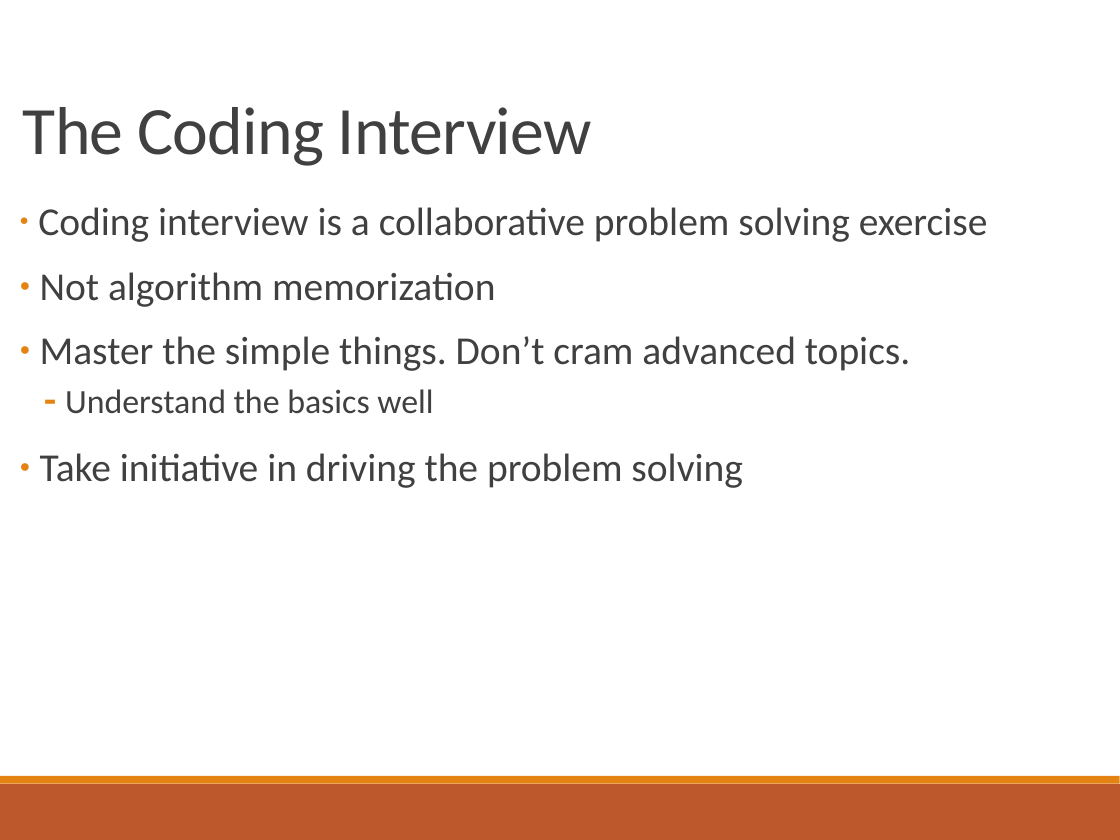
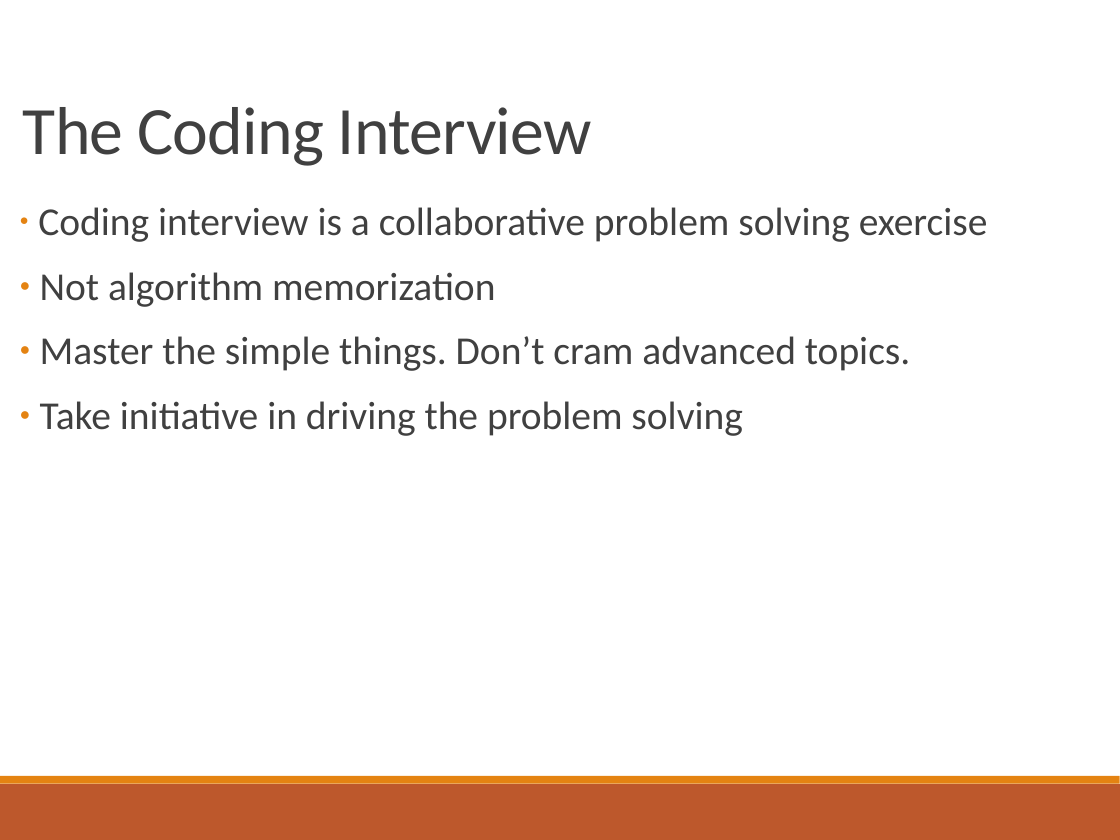
Before and after one commit to aaron678/coding-interview, a slide deck: slide 8 of presentationSlides3.pptx. Drawn at 1120x840 pixels with LibreOffice and Linux fonts; fonts in the diff are those of the drawing. Boxes give left, top, right and bottom in pixels: in the first picture for what was removed or moved away, otherwise in the second. Text is boxed around its words. In the diff, an @@ line names an element or a change of style, - is before the commit and + after.

```diff
--- a/presentationSlides3.pptx
+++ b/presentationSlides3.pptx
@@ text at <box>65,389,433,414</box>: paragraph removed @@
-  - Understand the basics well
```
Also in this commit, not shown: 5 other slides changed, 1 slide added.
